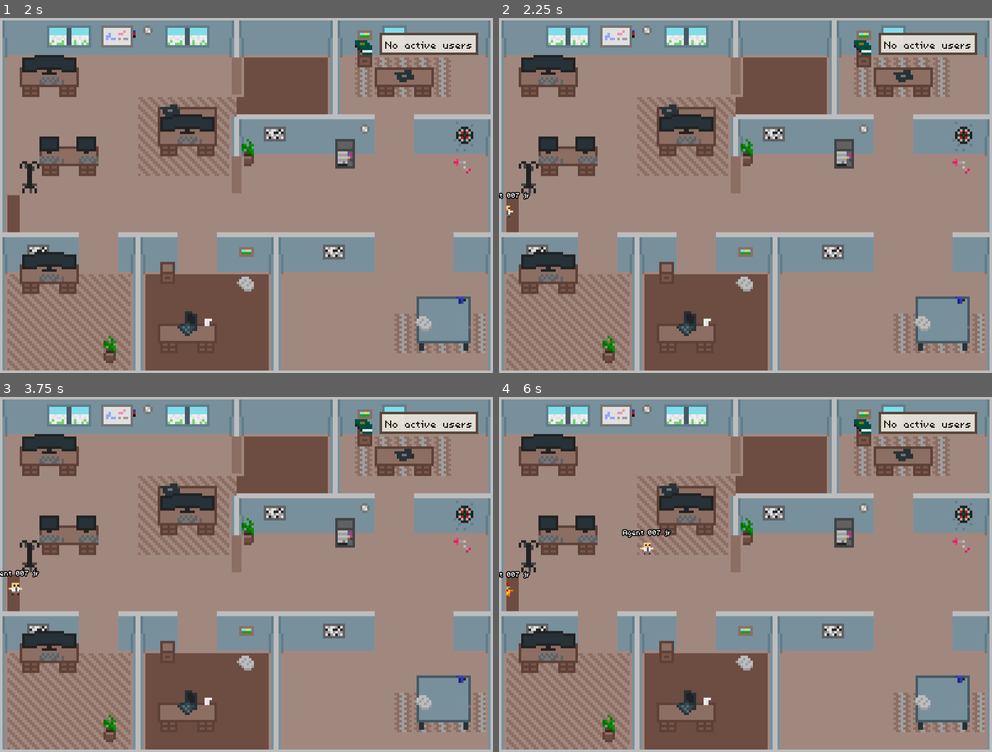
Above: before the commit, frames 1-4 (two rows, left to right).
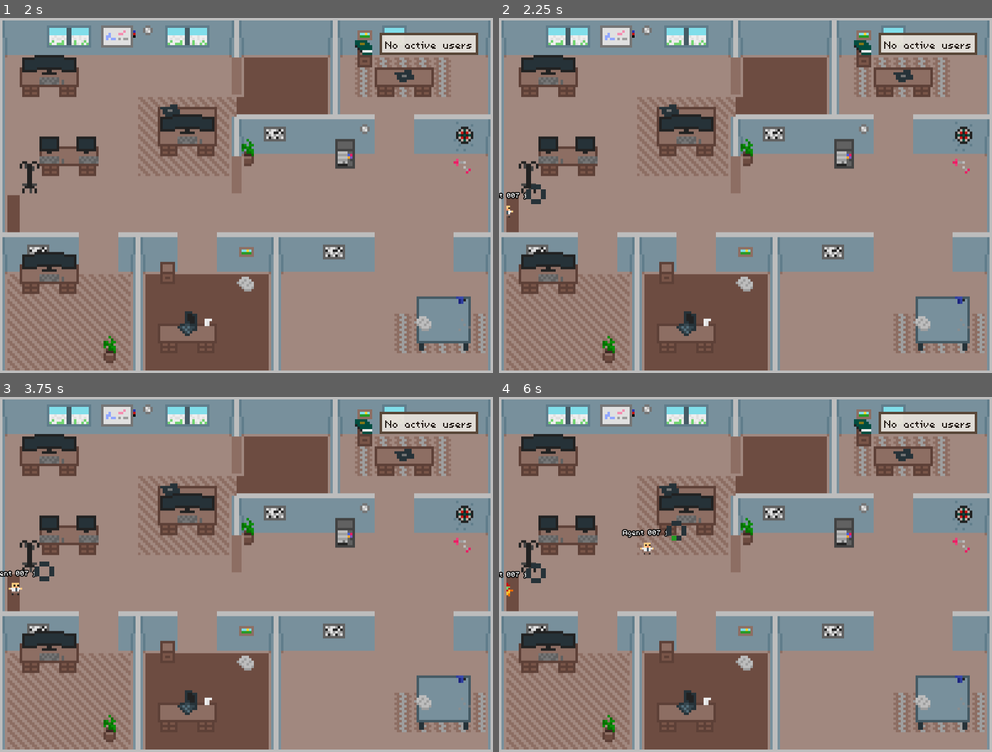
Above: after the commit, the same moments.

Repository: einord/agent-office
Game: Godot game, scene res://scenes/main.tscn
The game is run twice, just before and just after one commit, with the same random seed, the same clock (stepped at 60 frames per second) and the same inputs.
Inputs (mouse positions are in pixels of both pictures, inside the frame that each line leads up to):
- Up to frame 1 (2 s): tap Enter at 0.5 s; move the mouse to (458, 42) at 0.52 s; hold W 0.53-1.28 s; tap Q at 0.6, 1.35 s; click (458, 42) at 0.67 s; tap Space at 1.25 s; move the mouse to (147, 213) at 1.27 s
- Up to frame 2 (2.25 s): tap Enter at 2 s; move the mouse to (794, 117) at 2.02 s; hold W from 2.03 s (still down); tap J at 2.1 s
- Up to frame 3 (3.75 s): tap Q at 2.3, 3.05 s; tap Space at 2.75 s; move the mouse to (221, 645) at 2.77 s; tap 1 at 2.85 s; click (221, 645) at 2.92 s; tap Enter at 3.5 s; move the mouse to (394, 627) at 3.52 s; release W at 3.53 s; tap 2 at 3.6 s
- Up to frame 4 (6 s): tap Q at 3.8, 4.35, 5.1 s; move the mouse to (597, 521) at 4.27 s; move the mouse to (770, 574) at 5.02 s; click (770, 574) at 5.17 s; move the mouse to (671, 485) at 5.77 s; hold W from 5.78 s (still down); tap J at 5.85 s

Frame 1 is identical in both runs. In frame 2, 0.1% of the frame differs, in the area x 5-10%, y 46-53%; in frame 3, 0.1%; in frame 4, 0.2%, in the area x 5-38%, y 34-53%.

Commit message:
feat: add context percentage to agent management and UI elements

Diff:
--- /dev/null
+++ b/gui/agent-office/assets/sprites/progress_circle_frames.tres
@@ -0,0 +1,74 @@
+[gd_resource type="SpriteFrames" format=3 uid="uid://dpc_frames_005"]
+
+[ext_resource type="Texture2D" uid="uid://bwaksh4ivkwke" path="res://assets/sprites/progress_circle.png" id="1_atlas"]
+
+[sub_resource type="AtlasTexture" id="AtlasTexture_f0"]
+atlas = ExtResource("1_atlas")
+region = Rect2(0, 0, 4, 4)
+
+[sub_resource type="AtlasTexture" id="AtlasTexture_f1"]
+atlas = ExtResource("1_atlas")
+region = Rect2(4, 0, 4, 4)
+
+[sub_resource type="AtlasTexture" id="AtlasTexture_f2"]
+atlas = ExtResource("1_atlas")
+region = Rect2(8, 0, 4, 4)
+
+[sub_resource type="AtlasTexture" id="AtlasTexture_f3"]
+atlas = ExtResource("1_atlas")
+region = Rect2(12, 0, 4, 4)
+
+[sub_resource type="AtlasTexture" id="AtlasTexture_f4"]
+atlas = ExtResource("1_atlas")
+region = Rect2(16, 0, 4, 4)
+
+[sub_resource type="AtlasTexture" id="AtlasTexture_f5"]
+atlas = ExtResource("1_atlas")
+region = Rect2(20, 0, 4, 4)
+
+[sub_resource type="AtlasTexture" id="AtlasTexture_f6"]
+atlas = ExtResource("1_atlas")
+region = Rect2(24, 0, 4, 4)
+
+[sub_resource type="AtlasTexture" id="AtlasTexture_f7"]
+atlas = ExtResource("1_atlas")
+region = Rect2(28, 0, 4, 4)
+
+[sub_resource type="AtlasTexture" id="AtlasTexture_f8"]
+atlas = ExtResource("1_atlas")
+region = Rect2(32, 0, 4, 4)
+
+[resource]
+animations = [{
+"frames": [{
+"duration": 1.0,
+"texture": SubResource("AtlasTexture_f0")
+}, {
+"duration": 1.0,
+"texture": SubResource("AtlasTexture_f1")
+}, {
+"duration": 1.0,
+"texture": SubResource("AtlasTexture_f2")
+}, {
+"duration": 1.0,
+"texture": SubResource("AtlasTexture_f3")
+}, {
+"duration": 1.0,
+"texture": SubResource("AtlasTexture_f4")
+}, {
+"duration": 1.0,
+"texture": SubResource("AtlasTexture_f5")
+}, {
+"duration": 1.0,
+"texture": SubResource("AtlasTexture_f6")
+}, {
+"duration": 1.0,
+"texture": SubResource("AtlasTexture_f7")
+}, {
+"duration": 1.0,
+"texture": SubResource("AtlasTexture_f8")
+}],
+"loop": false,
+"name": &"default",
+"speed": 1.0
+}]
--- a/gui/agent-office/scenes/agent.gd
+++ b/gui/agent-office/scenes/agent.gd
@@ -13,6 +13,7 @@
 @onready var navigation_agent: NavigationAgent2D = get_node("NavigationAgent2D")
 @onready var _anim_player: AnimationPlayer = $AnimationPlayer
 var _name_label: Label = null
+var _progress_sprite: AnimatedSprite2D = null
 var _ui_layer: Control = null
 var movement_delta: float
 var current_state: AgentState = AgentState.IDLE
@@ -31,6 +32,8 @@
 var current_workstation: Marker2D = null
 ## Flag to only trigger computer activation once per work session
 var _has_arrived_at_work: bool = false
+## Context window usage percentage (0-100)
+var context_percentage: float = 0.0
 
 func _ready() -> void:
 	add_to_group("agent")
@@ -71,6 +74,18 @@
 
 	_ui_layer.add_child(_name_label)
 
+	# Create progress circle sprite
+	var progress_frames = load("res://assets/sprites/progress_circle_frames.tres") as SpriteFrames
+	if progress_frames:
+		_progress_sprite = AnimatedSprite2D.new()
+		_progress_sprite.sprite_frames = progress_frames
+		_progress_sprite.texture_filter = CanvasItem.TEXTURE_FILTER_NEAREST
+		_progress_sprite.frame = 0
+		# Scale to match UI layer (same DPI scaling as label)
+		var sprite_scale = DisplayManager.get_scaled_size(8)
+		_progress_sprite.scale = Vector2(sprite_scale, sprite_scale)
+		_ui_layer.add_child(_progress_sprite)
+
 ## Returns the formatted label text with display name and optional user name.
 ## Sidechain agents get "jr" suffix.
 func _get_label_text() -> String:
@@ -82,9 +97,11 @@
 	return name_text
 
 func _exit_tree() -> void:
-	# Clean up the label when agent is removed
+	# Clean up the label and progress sprite when agent is removed
 	if _name_label and is_instance_valid(_name_label):
 		_name_label.queue_free()
+	if _progress_sprite and is_instance_valid(_progress_sprite):
+		_progress_sprite.queue_free()
 
 func set_movement_target(movement_target: Vector2):
 	navigation_agent.set_target_position(movement_target)
@@ -245,6 +262,14 @@
 	# Center the label horizontally and round to nearest pixel
 	var final_pos = screen_pos + label_offset - Vector2(_name_label.size.x / 2, 0)
 	_name_label.position = final_pos.round()
+
+	# Position progress circle to the right of the label
+	if _progress_sprite and is_instance_valid(_progress_sprite):
+		var circle_pos = Vector2(
+			final_pos.x + _name_label.size.x + 2 * scale_factor.x,
+			final_pos.y + _name_label.size.y / 2
+		)
+		_progress_sprite.position = circle_pos.round()
 
 func _physics_process(delta):
 	# Do not query when the map has never synchronized and is empty.
@@ -314,6 +339,14 @@
 
 	global_position = global_position.move_toward(global_position + safe_velocity, movement_delta)
 
+## Updates the context window percentage and the progress circle frame.
+func set_context_percentage(percentage: float) -> void:
+	context_percentage = clampf(percentage, 0.0, 100.0)
+	if _progress_sprite and is_instance_valid(_progress_sprite):
+		# Map 0-100% to frames 0-8 (each step = 12.5%)
+		var frame_index = clampi(roundi(context_percentage / 12.5), 0, 8)
+		_progress_sprite.frame = frame_index
+
 ## Activates or deactivates all computers linked to the current workstation.
 func _activate_workstation_computers(active: bool) -> void:
 	if current_workstation == null:
--- a/gui/agent-office/scenes/game.gd
+++ b/gui/agent-office/scenes/game.gd
@@ -172,6 +172,10 @@
 	# Spawn the agent
 	var agent = _spawn_agent_with_params(agent_id, display_name, user_name, variant_index, state_str, parent_id, is_sidechain)
 	if agent != null:
+		var context_pct = payload.get("contextPercentage", 0)
+		if context_pct is float:
+			context_pct = int(context_pct)
+		agent.set_context_percentage(context_pct)
 		_send_ack("spawn_agent", agent_id, true)
 	else:
 		_send_ack("spawn_agent", agent_id, false)
@@ -203,6 +207,13 @@
 
 	print("update_agent: ", agent_id, " -> ", state_str, " (", new_state, ")")
 	agent.change_state(new_state)
+
+	# Update context percentage if present
+	var context_pct = payload.get("contextPercentage", -1)
+	if context_pct is float:
+		context_pct = int(context_pct)
+	if context_pct >= 0:
+		agent.set_context_percentage(context_pct)
 
 ## Handles the remove_agent command from the backend.
 func _handle_remove_agent(payload: Dictionary) -> void:
@@ -295,6 +306,18 @@
 		# 2 key sets all test agents to WORKING
 		elif event.keycode == KEY_2:
 			_set_test_agents_state(preload("res://scenes/agent.gd").AgentState.WORKING)
+		# W key increases context percentage by one step for all test agents
+		elif event.keycode == KEY_W:
+			_adjust_test_agents_context(12.5)
+		# Q key decreases context percentage by one step for all test agents
+		elif event.keycode == KEY_Q:
+			_adjust_test_agents_context(-12.5)
+
+## Adjusts context percentage for all test agents by a delta value.
+func _adjust_test_agents_context(delta: float) -> void:
+	for agent in _agent_queue:
+		if is_instance_valid(agent) and agent.external_id == "":
+			agent.set_context_percentage(agent.context_percentage + delta)
 
 ## Spawns a new agent with specified parameters from WebSocket command.
 func _spawn_agent_with_params(agent_id: String, display_name: String, user_name: String, variant_index: int, state_str: String, parent_id: String = "", is_sidechain: bool = false) -> Node:
Binary file added: gui/agent-office/assets/sprites/progress_circle.aseprite
Binary file added: gui/agent-office/assets/sprites/progress_circle.png
Not shown, added: gui/agent-office/assets/sprites/progress_circle.png.import
Not shown, changed: backend/src/agents/agent-manager.ts
Not shown, changed: backend/src/agents/types.ts
Not shown, changed: backend/src/api/routes.ts
Not shown, changed: backend/src/types.ts
Not shown, changed: backend/src/websocket/server.ts
Not shown, changed: cli/src/sync/server-client.ts
